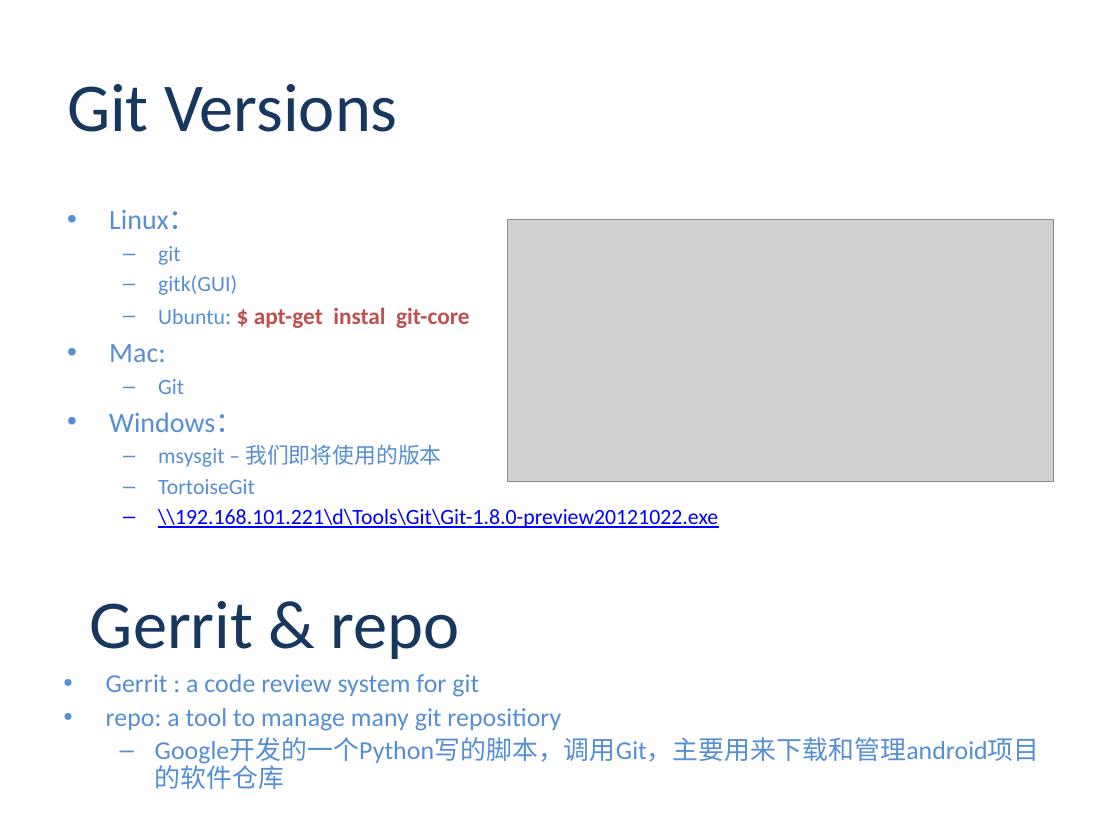
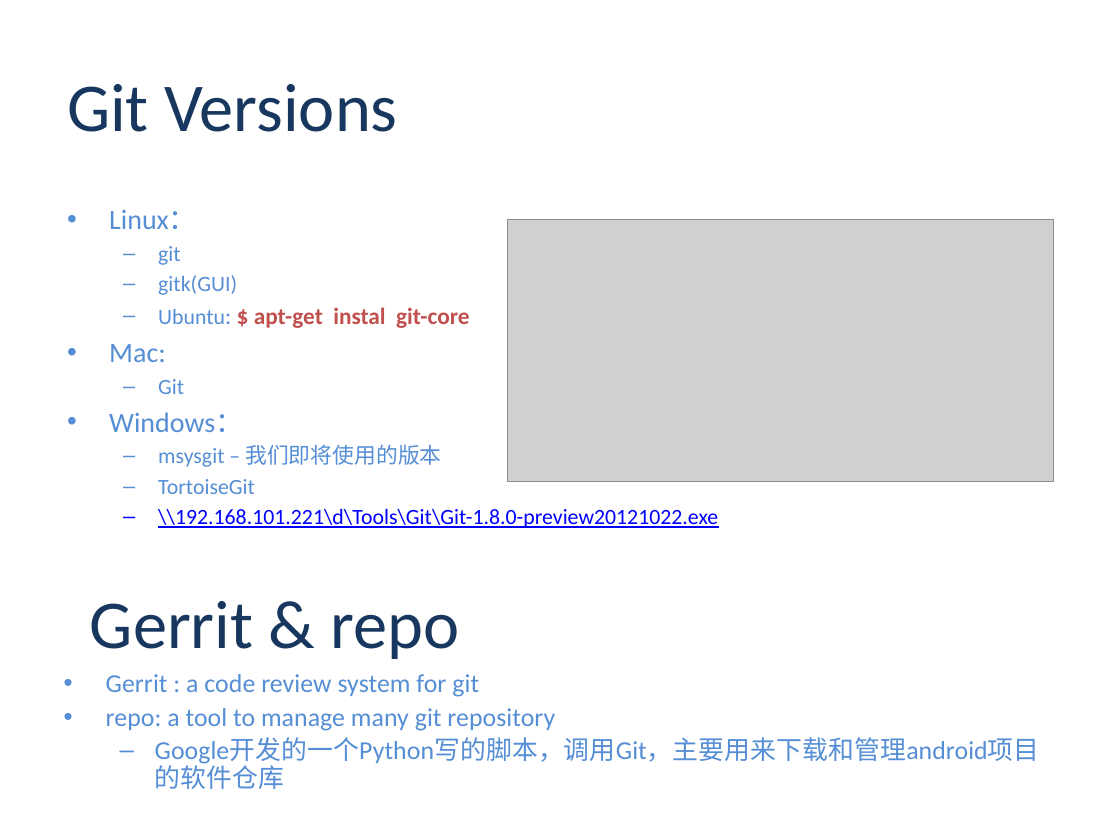
Before and after one commit to ayi0z/PGRN, a slide deck: slide 5 of ProGit.pptx. Drawn at 1120x840 pixels with LibreOffice and Linux fonts; fonts in the diff are those of the drawing; grey boxes stand for pictures; background and template pictures are left out. Boxes give left, top, right and bottom in pixels: in the first picture for what was removed or moved away, otherwise in the second. Text is boxed around its words. In the diff, an @@ line names an element or a change of style, - is before the commit and + after.

```diff
--- a/ProGit.pptx
+++ b/ProGit.pptx
@@ text at bbox=[106, 708, 555, 731]: text changed @@
-• repo: a tool to manage many git repositiory
+• repo: a tool to manage many git repository
```
Also in this commit, not shown: 6 other slides changed, 13 slides added, 1 other file.
